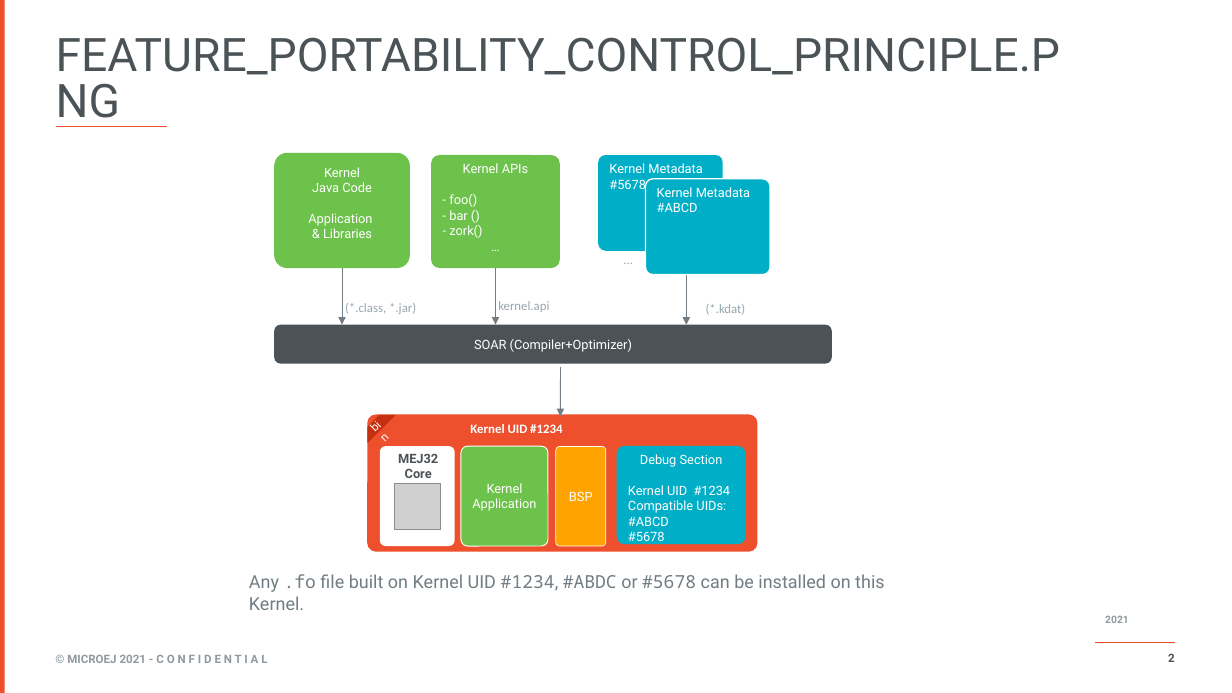
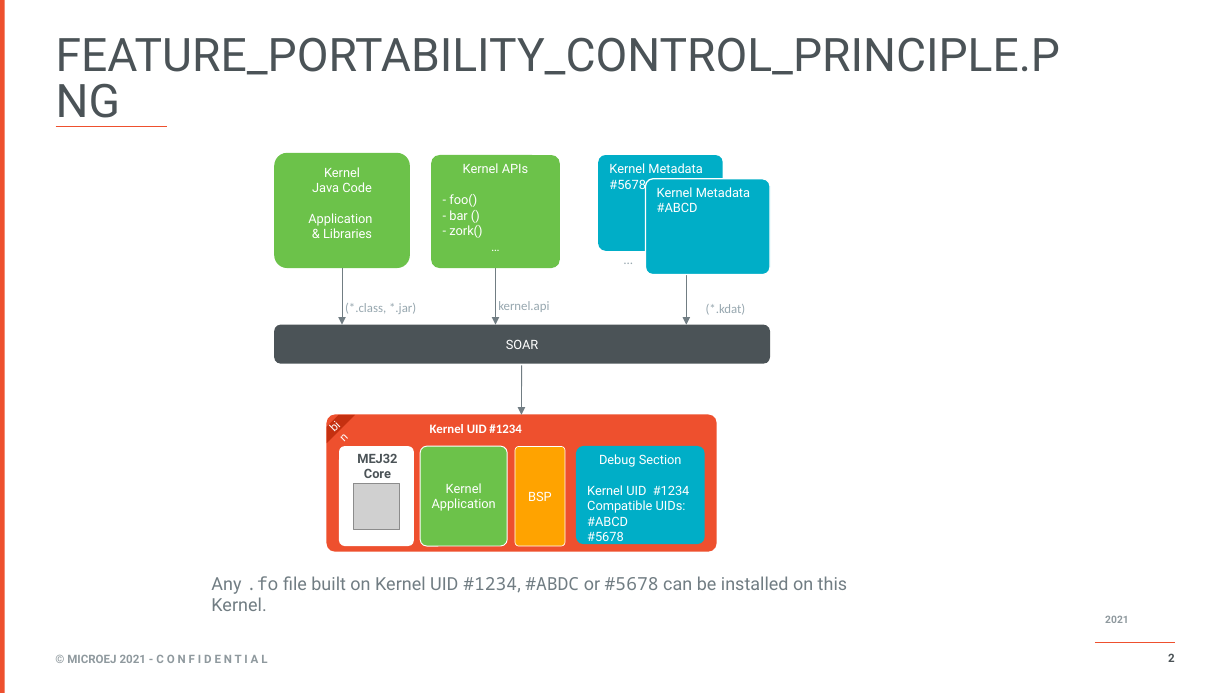
Before and after one commit to MicroEJ/docs, a slide deck: slide 2 of KernelDeveloperGuide/pptx/controlled_portability.pptx. Drawn at 1232x693 pixels with LibreOffice and Linux fonts; fonts in the diff are those of the drawing; grey boxes stand for pictures; background and template pictures are left out. Boxes give left, top, right and bottom in pixels: in the first picture for what was removed or moved away, otherwise in the second. Text is boxed around its words. In the diff, an @@ line names an element or a change of style, - is before the commit and + after.

Commit message:
rename SOAR Compiler to SOAR Resolver
Decision has been made to reserve the "compilation" term for source to
binary compilation, not for intern binary bytecode transformations.

```diff
--- a/KernelDeveloperGuide/pptx/controlled_portability.pptx
+++ b/KernelDeveloperGuide/pptx/controlled_portability.pptx
@@ rounded rectangle "SOAR": place and size @@
-rounded rectangle "SOAR" at (274,324,833,363)
+rounded rectangle "SOAR" at (274,324,771,363)
@@ text in rounded rectangle at (506,339,538,349): text changed @@
-SOAR (Compiler+Optimizer)
+SOAR
@@ 5 rounded rectangles, 4 texts, 1 picture, 1 diag stripe, 1 arrow: place and size @@
-5 rounded rectangles, 4 texts, 1 picture, 1 diag stripe, 1 arrow at (249,367,884,610)
+5 rounded rectangles, 4 texts, 1 picture, 1 diag stripe, 1 arrow at (211,365,847,611)
```
Also in this commit, not shown: 6 other files.
